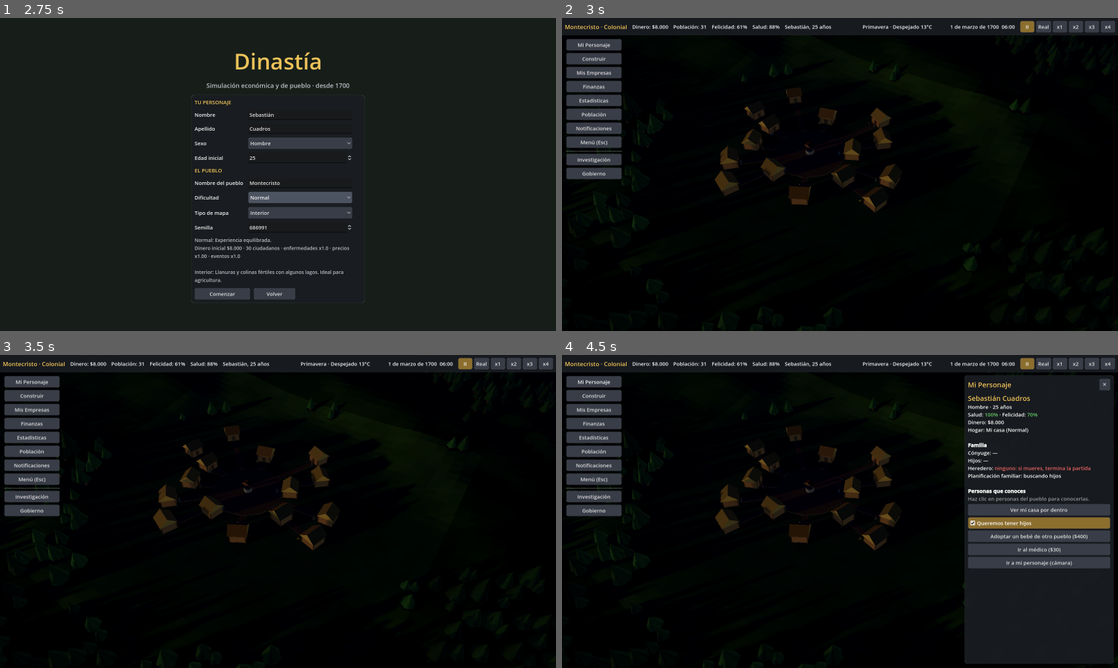
Above: before the commit, frames 1-4 (two rows, left to right).
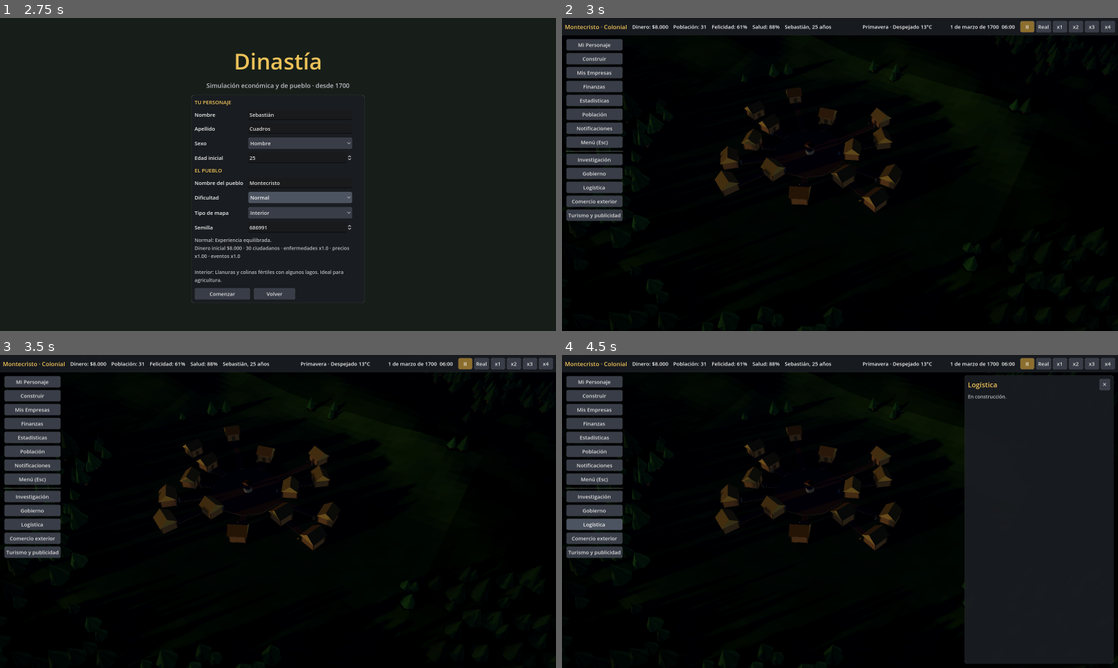
Above: after the commit, the same moments.

Repository: juanscuadros287-ctrl/Juegonuevo
Game: Godot game, scene res://scenes/main_menu.tscn
Two runs of this game, one before a commit and one after it. Both use one fixed random seed, a clock stepped at 60 frames per second and the inputs below.
Inputs (mouse positions are in pixels of both pictures, inside the frame that each line leads up to):
- Up to frame 1 (2.75 s): click "Nueva partida" at 0.5 s; click "Normal" at 1.25 s; click "Normal" at 2 s
- Up to frame 2 (3 s): click "Comenzar" at 2.75 s
- Up to frame 3 (3.5 s): no input
- Up to frame 4 (4.5 s): click "Mi Personaje" at 3.5 s; click (595, 524) at 4.25 s, where only the run after the commit has a clickable "Logística"

Frame 1 is identical in both runs. In frame 2, 1.6% of the frame differs, in the area x 0-11%, y 6-65%; in frame 3, 1.6%; in frame 4, 7.7%, in the area x 0-99%, y 6-69%.

Commit message:
Base para fases 6-8: datos modulares, almacén, estados y esqueletos de integración
- GameData fusiona <base>_*.json (goods, businesses, buildings, technologies) y GameData.extra(nombre)
- WarehouseSim: almacén de la compañía con capacidad (API estable)
- Estados logistics/trade/tourism en GameState con guardado y ganchos diarios/mensuales
- Esqueletos LogisticsSim, TradeSim, TourismSim, AdvertisingSim, paneles y visuales 3D
- Gancho de publicidad en la demanda del mercado

Co-Authored-By: Claude Opus 5.5 <noreply@anthropic.com>
Claude-Session: https://claude.ai/code/session_01CqBZNUGZ12BKMsMvQQ1tMQ

Diff:
--- a/scripts/autoload/game_data.gd
+++ b/scripts/autoload/game_data.gd
@@ -36,17 +36,43 @@
 	citizens = _load("citizens.json")
 	weather = _load("weather.json")
 	skills = _load("skills.json")
-	buildings = _load("buildings.json")
-	businesses = _load("businesses.json")
-	goods = _load("goods.json")
+	buildings = _load_merged("buildings")
+	businesses = _load_merged("businesses")
+	goods = _load_merged("goods")
 	legal_types = _load("legal_types.json")
-	technologies = _load("technologies.json")
+	technologies = _load_merged("technologies")
 	interiors = _load("interiors.json")
 	economy = _load("economy.json")
 	eras = _load("eras.json")
 	professions = _load("professions.json")
 	government = _load("government.json")
 	events = _load("events.json")
+	_extra = {}
+
+
+## Carga <base>.json y fusiona encima todos los <base>_*.json (contenido modular por fase).
+func _load_merged(base: String) -> Dictionary:
+	var out := _load(base + ".json")
+	var files := Array(DirAccess.get_files_at(DATA_DIR))
+	files.sort()
+	for f in files:
+		var fname := str(f).trim_suffix(".remap").trim_suffix(".import")
+		if fname.begins_with(base + "_") and fname.ends_with(".json"):
+			var extra := _load(fname)
+			for k in extra:
+				if not str(k).begins_with("_"):
+					out[k] = extra[k]
+	return out
+
+
+var _extra := {}
+
+
+## Datos adicionales de un módulo: data/<name>.json (se cargan una vez y quedan en caché).
+func extra(name: String) -> Dictionary:
+	if not _extra.has(name):
+		_extra[name] = _load(name + ".json") if FileAccess.file_exists(DATA_DIR + name + ".json") else {}
+	return _extra[name]
 
 
 func _load(file_name: String) -> Dictionary:
--- a/scripts/autoload/game_state.gd
+++ b/scripts/autoload/game_state.gd
@@ -3,7 +3,7 @@
 ## La lógica vive en scripts/sim/ (PopulationSim, WeatherSim, BusinessSim,
 ## ConstructionSim, MarketSim, PlayerSim).
 
-const SAVE_VERSION := 5
+const SAVE_VERSION := 6
 const MAP_SIZE := 400.0
 const ZONE_GRID := 5
 const START_ZONE := [2, 2]
@@ -25,6 +25,9 @@
 var research: Dictionary = {}          # época, proyecto actual, progreso, cola, modificadores
 var government: Dictionary = {}        # régimen, políticas, tesoro, misiones, licitaciones
 var problems: Dictionary = {}          # crimen, contaminación, cobertura de servicios, eventos
+var logistics: Dictionary = {}         # Fase 6: almacén, yacimientos, transporte, rutas
+var trade: Dictionary = {}             # Fase 7: pueblos, conexiones, comercio exterior
+var tourism: Dictionary = {}           # Fase 8: turismo y publicidad
 var economy: Dictionary = {}           # nivel de precios, inflación, oferta/demanda por bien
 var loans: Array = []                  # préstamos (banco externo ↔ jugador, tu banco ↔ ciudadanos)
 var next_loan_id: int = 1
@@ -93,6 +96,7 @@
 	PopulationSim.generate_initial(self, int(diff().get("start_citizens", 30)))
 	PlayerSim.create_player(self)
 	GovSim.init_state(self)
+	_init_expansions()
 	running = true
 	notify("Bienvenido a %s, %s. Eres el único empresario del pueblo." % [settings["town_name"], player_name()], "info")
 
@@ -112,6 +116,9 @@
 	research = {}
 	government = {}
 	problems = {}
+	logistics = {}
+	trade = {}
+	tourism = {}
 	economy = {}
 	loans = []
 	next_loan_id = 1
@@ -126,6 +133,13 @@
 	suppress_notifications = false
 
 
+## Inicializa (o completa en partidas antiguas) el estado de las fases 6-8.
+func _init_expansions() -> void:
+	LogisticsSim.init_state(self)
+	TradeSim.init_state(self)
+	TourismSim.init_state(self)
+
+
 # --- Simulación diaria -----------------------------------------------------
 
 func simulate_day(new_month: bool, _new_year: bool) -> void:
@@ -134,6 +148,9 @@
 	WeatherSim.daily(self)
 	EventsSim.daily(self)
 	BusinessSim.produce(self)
+	LogisticsSim.daily(self)
+	TradeSim.daily(self)
+	TourismSim.daily(self)
 	ConstructionSim.daily(self)
 	MarketSim.begin_day(self)
 	PopulationSim.daily(self)
@@ -147,6 +164,10 @@
 		BusinessSim.monthly(self)
 		GovSim.monthly(self)
 		EventsSim.monthly(self)
+		LogisticsSim.monthly(self)
+		TradeSim.monthly(self)
+		TourismSim.monthly(self)
+		AdvertisingSim.monthly(self)
 		EconomySim.monthly(self)
 		PlayerSim.monthly(self)
 		_record_month()
@@ -405,6 +426,9 @@
 		"research": research,
 		"government": government,
 		"problems": problems,
+		"logistics": logistics,
+		"trade": trade,
+		"tourism": tourism,
 		"economy": economy,
 		"loans": loans,
 		"next_loan_id": next_loan_id,
@@ -471,6 +495,10 @@
 	government = d.get("government", {})
 	if government.is_empty():
 		GovSim.init_state(self)
+	logistics = d.get("logistics", {})
+	trade = d.get("trade", {})
+	tourism = d.get("tourism", {})
+	_init_expansions()
 	TechSim._recompute_mods(self)
 	if player_id < 0:
 		# Partida de la Fase 1: el jugador aún no era un ciudadano.
--- /dev/null
+++ b/scripts/sim/advertising_sim.gd
@@ -0,0 +1,12 @@
+class_name AdvertisingSim
+extends RefCounted
+## Fase 8 — publicidad: campañas (periódico → radio → TV) que aumentan la demanda de tus negocios.
+## Contrato: demand_mult(gs, b) >= 1 multiplica la disposición a comprarle a ese negocio.
+
+
+static func demand_mult(_gs, _b: Dictionary) -> float:
+	return 1.0
+
+
+static func monthly(_gs) -> void:
+	pass
--- /dev/null
+++ b/scripts/sim/logistics_sim.gd
@@ -0,0 +1,17 @@
+class_name LogisticsSim
+extends RefCounted
+## Fase 6 — recursos por región, yacimientos, recetas de producción, transporte interno (a pie / caballos), carreteras y rutas manuales/automáticas.
+## (Esqueleto de integración: el estado vive en GameState.logistics y se guarda automáticamente.)
+
+
+static func init_state(gs) -> void:
+	if gs.logistics.is_empty():
+		gs.logistics = {}
+
+
+static func daily(_gs) -> void:
+	pass
+
+
+static func monthly(_gs) -> void:
+	pass
--- a/scripts/sim/market_sim.gd
+++ b/scripts/sim/market_sim.gd
@@ -47,8 +47,9 @@
 		var price := float(b["price"])
 		if price > willing:
 			continue
-		# Demanda elástica: por encima del precio de referencia compran menos.
-		if price > ref_price and gs.rng.randf() < (price / ref_price - 1.0) / (willing / ref_price - 1.0):
+		# Demanda elástica: por encima del precio de referencia compran menos (la publicidad ayuda).
+		var ad := AdvertisingSim.demand_mult(gs, b)
+		if price > ref_price and gs.rng.randf() < (price / ref_price - 1.0) / (willing / ref_price - 1.0) / ad:
 			continue
 		var inv: Dictionary = b["inventory"]
 		var stock := float(inv.get(good, 0.0))
@@ -118,7 +119,7 @@
 				var stock := float(inv.get(gid, 0.0))
 				if stock <= 0.0 or price <= 0.0:
 					continue
-				var take := minf(stock, (budget - spent) / price)
+				var take := minf(stock, (budget - spent) / price * AdvertisingSim.demand_mult(gs, b))
 				if take <= 0.01:
 					break
 				inv[gid] = stock - take
--- /dev/null
+++ b/scripts/sim/tourism_sim.gd
@@ -0,0 +1,17 @@
+class_name TourismSim
+extends RefCounted
+## Fase 8 — turismo (atracciones con entrada, turistas por las conexiones).
+## (Esqueleto de integración: el estado vive en GameState.tourism y se guarda automáticamente.)
+
+
+static func init_state(gs) -> void:
+	if gs.tourism.is_empty():
+		gs.tourism = {}
+
+
+static func daily(_gs) -> void:
+	pass
+
+
+static func monthly(_gs) -> void:
+	pass
--- /dev/null
+++ b/scripts/sim/trade_sim.gd
@@ -0,0 +1,27 @@
+class_name TradeSim
+extends RefCounted
+## Fase 7 — otros pueblos, rutas comerciales pagadas por pueblo, exportación/importación, inmigración y evolución del transporte.
+## (Esqueleto de integración: el estado vive en GameState.trade y se guarda automáticamente.)
+
+
+static func init_state(gs) -> void:
+	if gs.trade.is_empty():
+		gs.trade = {}
+
+
+static func daily(_gs) -> void:
+	pass
+
+
+static func monthly(_gs) -> void:
+	pass
+
+
+## Pueblos conectados por ruta comercial: Array de Dictionary {"town_id", ...}.
+## Contrato para otras fases: gs.trade["connections"].
+static func connected_towns(gs) -> Array:
+	return gs.trade.get("connections", [])
+
+
+static func is_connected_any(gs) -> bool:
+	return not connected_towns(gs).is_empty()
--- /dev/null
+++ b/scripts/sim/warehouse_sim.gd
@@ -0,0 +1,64 @@
+class_name WarehouseSim
+extends RefCounted
+## Almacén de la compañía del jugador: materias primas y productos elaborados.
+## Capacidad limitada: 1 unidad de cualquier bien = 1 espacio.
+## API estable usada por logística (Fase 6), comercio exterior (Fase 7) e industria (Fase 8):
+##   capacity(gs), used(gs), free_space(gs), stock(gs, good), add(gs, good, qty) -> aceptado,
+##   remove(gs, good, qty) -> retirado, all_stock(gs)
+
+const BASE_CAPACITY := 200.0
+
+
+static func _store(gs) -> Dictionary:
+	if not gs.logistics.has("warehouse"):
+		gs.logistics["warehouse"] = {}
+	return gs.logistics["warehouse"]
+
+
+## Capacidad base + edificios con "warehouse_capacity" en su nivel (almacenes de la Fase 6).
+static func capacity(gs) -> float:
+	var cap := BASE_CAPACITY
+	for b in gs.buildings:
+		if gs.owned_by_player(b) and b["status"] == "activo":
+			cap += float(gs.level_def(b).get("warehouse_capacity", 0.0))
+	return cap
+
+
+static func used(gs) -> float:
+	var total := 0.0
+	var st := _store(gs)
+	for g in st:
+		total += float(st[g])
+	return total
+
+
+static func free_space(gs) -> float:
+	return maxf(0.0, capacity(gs) - used(gs))
+
+
+static func stock(gs, good: String) -> float:
+	return float(_store(gs).get(good, 0.0))
+
+
+static func all_stock(gs) -> Dictionary:
+	return _store(gs).duplicate()
+
+
+## Guarda hasta llenar el almacén. Devuelve las unidades aceptadas.
+static func add(gs, good: String, qty: float) -> float:
+	var accepted := minf(maxf(0.0, qty), free_space(gs))
+	if accepted > 0.0:
+		var st := _store(gs)
+		st[good] = float(st.get(good, 0.0)) + accepted
+	return accepted
+
+
+## Retira hasta `qty`. Devuelve las unidades retiradas.
+static func remove(gs, good: String, qty: float) -> float:
+	var st := _store(gs)
+	var taken := minf(maxf(0.0, qty), float(st.get(good, 0.0)))
+	if taken > 0.0:
+		st[good] = float(st[good]) - taken
+		if float(st[good]) <= 0.0001:
+			st.erase(good)
+	return taken
--- a/scripts/ui/hud.gd
+++ b/scripts/ui/hud.gd
@@ -36,6 +36,9 @@
 var stats_panel: StatsPanel
 var research_screen: ResearchScreen
 var government_panel: GovernmentPanel
+var logistics_panel: LogisticsPanel
+var trade_panel: TradePanel
+var tourism_panel: TourismPanel
 var era_lbl: Label
 
 # Interior
@@ -240,6 +243,9 @@
 	box.add_child(HSeparator.new())
 	box.add_child(UIKit.button("Investigación", _open_research, 160))
 	box.add_child(UIKit.button("Gobierno", func(): _show_dock("government"), 160))
+	box.add_child(UIKit.button("Logística", func(): _show_dock("logistics"), 160))
+	box.add_child(UIKit.button("Comercio exterior", func(): _show_dock("trade"), 160))
+	box.add_child(UIKit.button("Turismo y publicidad", func(): _show_dock("tourism"), 160))
 
 
 # --- Notificaciones -----------------------------------------------------------------
@@ -341,6 +347,15 @@
 	government_panel.setup(self)
 	government_panel.closed.connect(close_dock)
 	government_panel.message.connect(toast)
+	logistics_panel = LogisticsPanel.new()
+	trade_panel = TradePanel.new()
+	tourism_panel = TourismPanel.new()
+	for panel in [logistics_panel, trade_panel, tourism_panel]:
+		panel.set_anchors_preset(Control.PRESET_FULL_RECT)
+		stack.add_child(panel)
+		panel.setup(self)
+		panel.closed.connect(close_dock)
+		panel.message.connect(toast)
 
 
 func _show_dock(mode: String) -> void:
@@ -357,7 +372,16 @@
 	finance_panel.visible = mode == "finance"
 	stats_panel.visible = mode == "stats"
 	government_panel.visible = mode == "government"
+	logistics_panel.visible = mode == "logistics"
+	trade_panel.visible = mode == "trade"
+	tourism_panel.visible = mode == "tourism"
 	match mode:
+		"logistics":
+			logistics_panel.refresh()
+		"trade":
+			trade_panel.refresh()
+		"tourism":
+			tourism_panel.refresh()
 		"government":
 			government_panel.refresh()
 		"stats":
--- /dev/null
+++ b/scripts/ui/logistics_panel.gd
@@ -0,0 +1,29 @@
+class_name LogisticsPanel
+extends VBoxContainer
+## Panel "Logística" (esqueleto de integración; lo completa su fase).
+
+signal closed
+signal message(text: String, category: String)
+
+var hud: Hud
+var body: VBoxContainer
+
+
+func setup(p_hud: Hud) -> void:
+	hud = p_hud
+	add_theme_constant_override("separation", 8)
+	var head := HBoxContainer.new()
+	add_child(head)
+	var t := UIKit.label("Logística", 20, UIKit.ACCENT)
+	t.size_flags_horizontal = Control.SIZE_EXPAND_FILL
+	head.add_child(t)
+	head.add_child(UIKit.button("✕", func(): closed.emit(), 32))
+	var sb := UIKit.scroll_box(Vector2(0, 200))
+	sb["scroll"].size_flags_vertical = Control.SIZE_EXPAND_FILL
+	add_child(sb["scroll"])
+	body = sb["box"]
+
+
+func refresh() -> void:
+	UIKit.clear(body)
+	body.add_child(UIKit.label("En construcción.", 14, UIKit.TEXT_DIM))
--- /dev/null
+++ b/scripts/ui/tourism_panel.gd
@@ -0,0 +1,29 @@
+class_name TourismPanel
+extends VBoxContainer
+## Panel "Turismo y publicidad" (esqueleto de integración; lo completa su fase).
+
+signal closed
+signal message(text: String, category: String)
+
+var hud: Hud
+var body: VBoxContainer
+
+
+func setup(p_hud: Hud) -> void:
+	hud = p_hud
+	add_theme_constant_override("separation", 8)
+	var head := HBoxContainer.new()
+	add_child(head)
+	var t := UIKit.label("Turismo y publicidad", 20, UIKit.ACCENT)
+	t.size_flags_horizontal = Control.SIZE_EXPAND_FILL
+	head.add_child(t)
+	head.add_child(UIKit.button("✕", func(): closed.emit(), 32))
+	var sb := UIKit.scroll_box(Vector2(0, 200))
+	sb["scroll"].size_flags_vertical = Control.SIZE_EXPAND_FILL
+	add_child(sb["scroll"])
+	body = sb["box"]
+
+
+func refresh() -> void:
+	UIKit.clear(body)
+	body.add_child(UIKit.label("En construcción.", 14, UIKit.TEXT_DIM))
--- /dev/null
+++ b/scripts/ui/trade_panel.gd
@@ -0,0 +1,29 @@
+class_name TradePanel
+extends VBoxContainer
+## Panel "Comercio exterior" (esqueleto de integración; lo completa su fase).
+
+signal closed
+signal message(text: String, category: String)
+
+var hud: Hud
+var body: VBoxContainer
+
+
+func setup(p_hud: Hud) -> void:
+	hud = p_hud
+	add_theme_constant_override("separation", 8)
+	var head := HBoxContainer.new()
+	add_child(head)
+	var t := UIKit.label("Comercio exterior", 20, UIKit.ACCENT)
+	t.size_flags_horizontal = Control.SIZE_EXPAND_FILL
+	head.add_child(t)
+	head.add_child(UIKit.button("✕", func(): closed.emit(), 32))
+	var sb := UIKit.scroll_box(Vector2(0, 200))
+	sb["scroll"].size_flags_vertical = Control.SIZE_EXPAND_FILL
+	add_child(sb["scroll"])
+	body = sb["box"]
+
+
+func refresh() -> void:
+	UIKit.clear(body)
+	body.add_child(UIKit.label("En construcción.", 14, UIKit.TEXT_DIM))
--- /dev/null
+++ b/scripts/world/logistics_visuals.gd
@@ -0,0 +1,9 @@
+class_name LogisticsVisuals
+extends Node3D
+## Visuales 3D de su fase (esqueleto). world.gd llama setup(world) al iniciar.
+
+var world: Node3D
+
+
+func setup(p_world: Node3D) -> void:
+	world = p_world
--- /dev/null
+++ b/scripts/world/tourism_visuals.gd
@@ -0,0 +1,9 @@
+class_name TourismVisuals
+extends Node3D
+## Visuales 3D de su fase (esqueleto). world.gd llama setup(world) al iniciar.
+
+var world: Node3D
+
+
+func setup(p_world: Node3D) -> void:
+	world = p_world
--- /dev/null
+++ b/scripts/world/trade_visuals.gd
@@ -0,0 +1,9 @@
+class_name TradeVisuals
+extends Node3D
+## Visuales 3D de su fase (esqueleto). world.gd llama setup(world) al iniciar.
+
+var world: Node3D
+
+
+func setup(p_world: Node3D) -> void:
+	world = p_world
--- a/scripts/world/world.gd
+++ b/scripts/world/world.gd
@@ -89,6 +89,10 @@
 	interior = InteriorView.new()
 	interior.name = "Interior"
 	add_child(interior)
+
+	for vis in [LogisticsVisuals.new(), TradeVisuals.new(), TourismVisuals.new()]:
+		add_child(vis)
+		vis.setup(self)
 
 	hud = Hud.new()
 	hud.name = "HUD"
--- a/tests/ui_smoke.gd
+++ b/tests/ui_smoke.gd
@@ -8,7 +8,7 @@
 	add_child(world)
 	await get_tree().process_frame
 	var hud: Hud = world.hud
-	for mode in ["player", "build", "companies", "finance", "stats", "government"]:
+	for mode in ["player", "build", "companies", "finance", "stats", "government", "logistics", "trade", "tourism"]:
 		hud._show_dock(mode)
 		await get_tree().process_frame
 	BankSim.request_player_loan(GameState, 500.0, 12)
Not shown, added: docs/capturas/f5_gobierno.png.import
